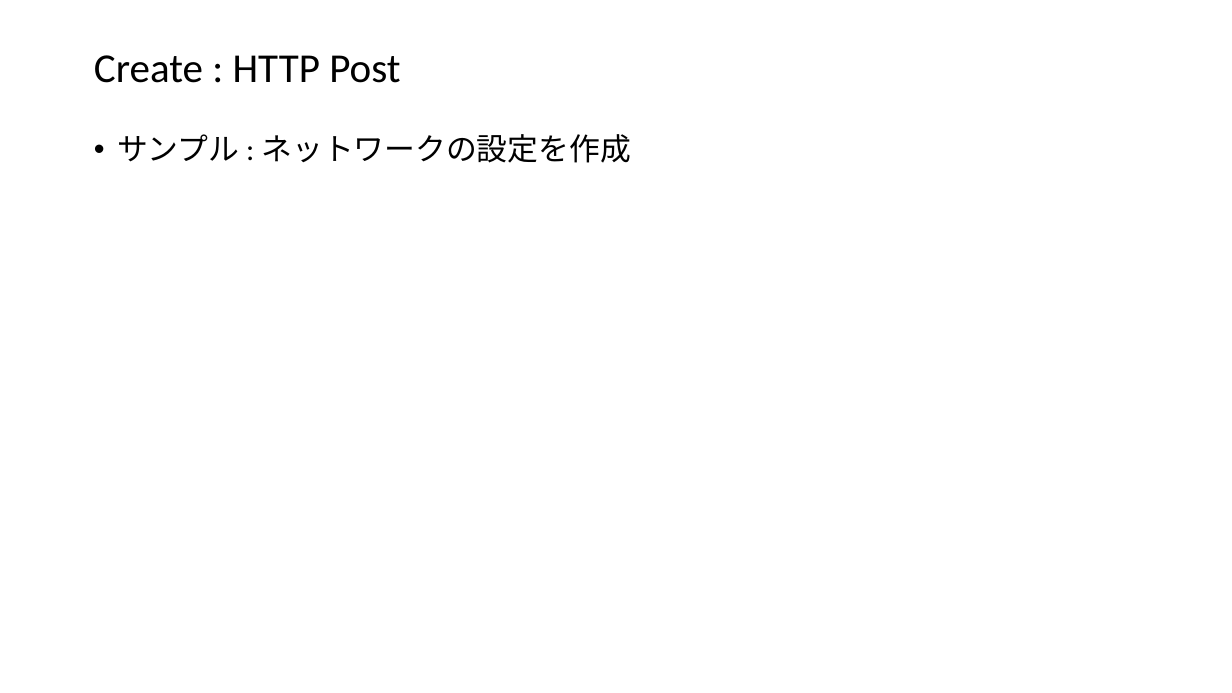
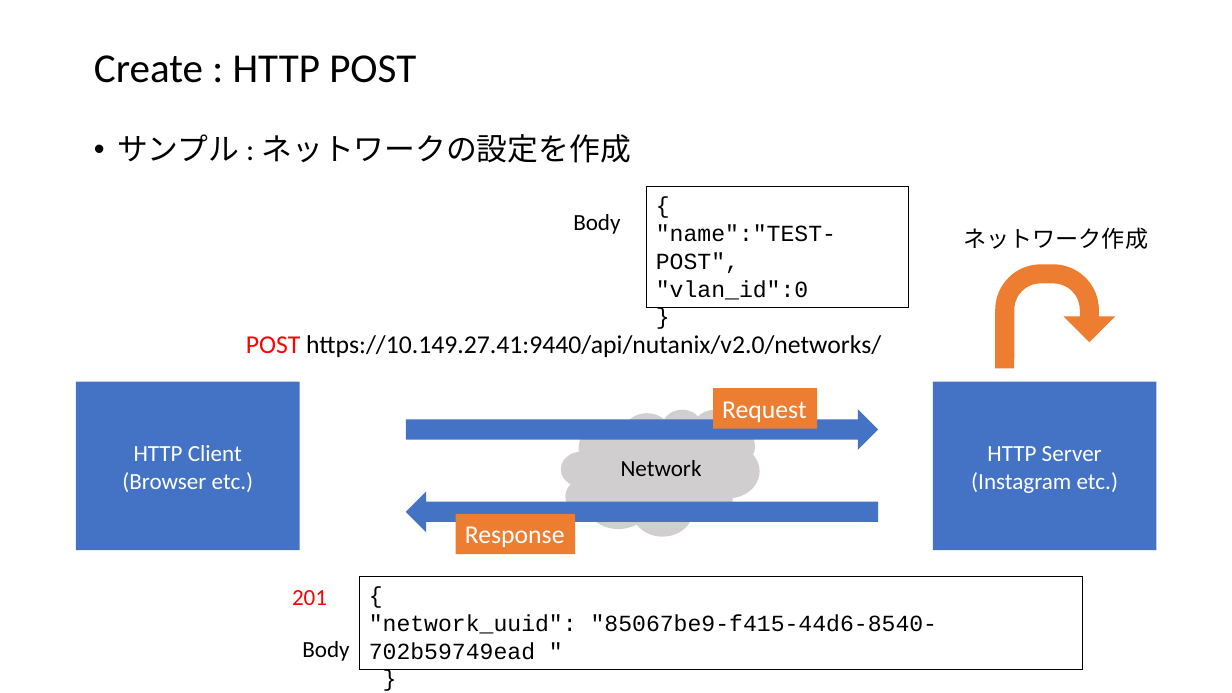
Before and after one commit to yuichi110/nutanix_restapi_bootcamp, a slide deck: slide 16 of lesson01.pptx. Drawn at 1232x693 pixels with LibreOffice and Linux fonts; fonts in the diff are those of the drawing. Boxes give left, top, right and bottom in pixels: in the first picture for what was removed or moved away, otherwise in the second. Text is boxed around its words. In the diff, an @@ line names an element or a change of style, - is before the commit and + after.

```diff
--- a/lesson01.pptx
+++ b/lesson01.pptx
@@ title at (94,55,416,83): text changed @@
-Create : HTTP Post
+Create : HTTP POST
@@ rectangle added at (647,187,909,308), outline #000000 0.75 pt, 18 pt, text #000000 @@
+{
+"name":"TEST-POST",
+"vlan_id":0
+}
@@ text added at (573,214,620,234), 18 pt, text #000000 @@
+Body
@@ text added at (963,227,1148,249), 18 pt, text #000000 @@
+ネットワーク作成
@@ uturn arrow added at (995,264,1116,368), fill #ED7D31 @@
@@ text added at (246,335,881,357), 20 pt, text #000000 @@
+POST https://10.149.27.41:9440/api/nutanix/v2.0/networks/
@@ rectangle added at (76,382,299,550), fill #4472C4, 18 pt, text #FFFFFF @@
+HTTP Client
+(Browser etc.)
@@ rectangle added at (714,388,818,429), fill #ED7D31, 20 pt, text #FFFFFF @@
+Request
@@ rectangle added at (933,382,1157,550), fill #4472C4, 18 pt, text #FFFFFF @@
+HTTP Server
+(Instagram etc.)
@@ right arrow added at (406,409,878,450), fill #4472C4 @@
@@ cloud added at (561,409,760,536), fill #D0CECE @@
@@ text added at (621,460,702,476), 18 pt, text #000000 @@
+Network
@@ right arrow added at (406,492,878,532), fill #4472C4 @@
@@ rectangle added at (456,514,575,555), fill #ED7D31, 20 pt, text #FFFFFF @@
+Response
@@ text added at (292,590,327,605), 18 pt, text #FF0000 @@
+201
@@ rectangle added at (360,576,1082,669), outline #000000 0.75 pt, 18 pt, text #000000 @@
+{
+"network_uuid": "85067be9-f415-44d6-8540-702b59749ead "
+}
@@ text added at (302,641,349,661), 18 pt, text #000000 @@
+Body
```
Also in this commit, not shown: 13 other slides changed, 4 slides added, 7 other files.
